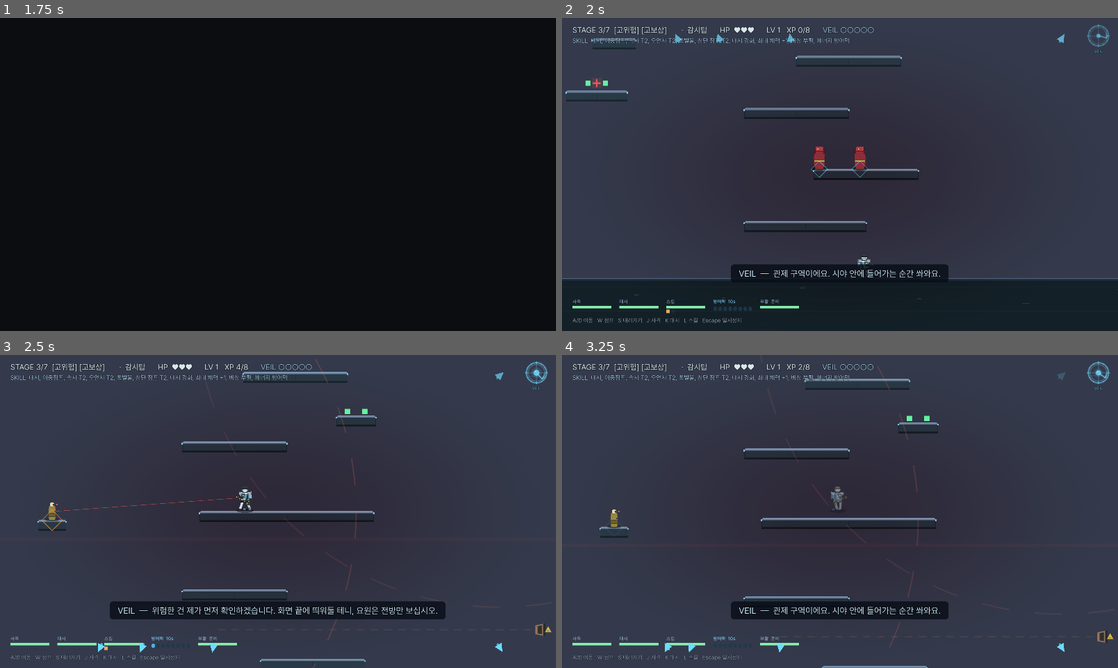
Above: before the commit, frames 1-4 (two rows, left to right).
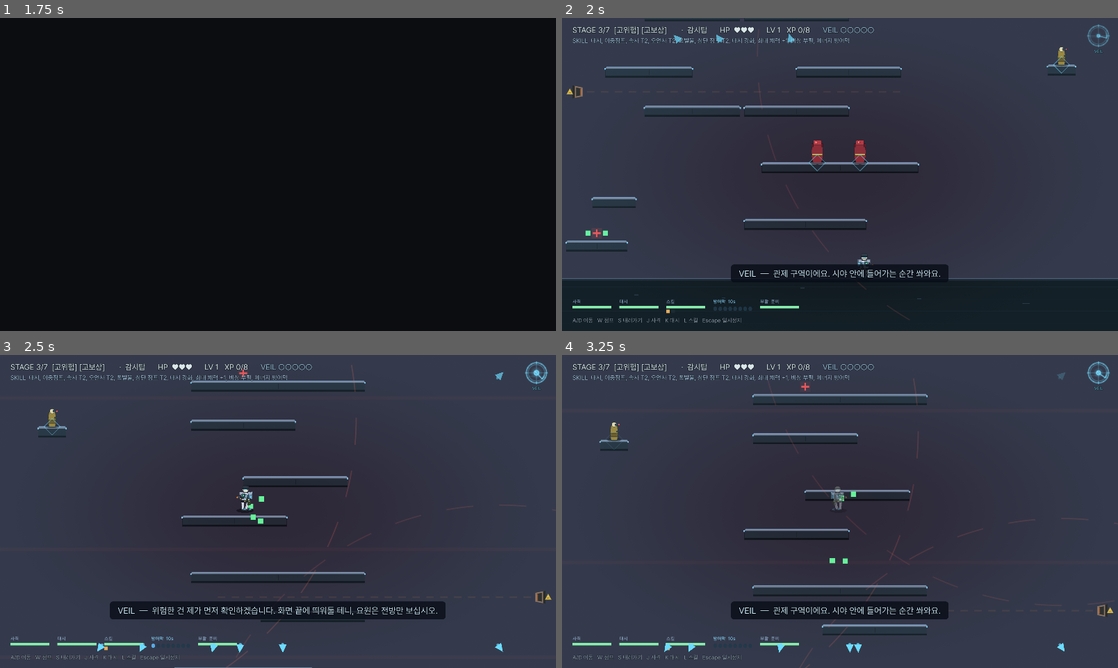
Above: after the commit, the same moments.

Repository: soomin007/EyesOnYou-Full
Game: Godot game, scene res://scenes/ig_shotter.tscn
The game is run twice, just before and just after one commit, with the same random seed, the same clock (stepped at 60 frames per second) and the same inputs. This scene is started directly instead of the project's main scene.
Inputs (mouse positions are in pixels of both pictures, inside the frame that each line leads up to):
- Up to frame 1 (1.75 s): tap Enter (ui_accept) at 0.5 s; move the mouse to (400, 158) at 0.52 s; hold J (attack) 0.53-1.28 s; hold D (move_right) from 0.53 s (still down); click (400, 158) at 0.67 s; tap W (jump) at 0.77, 1.52 s; move the mouse to (166, 190) at 1.27 s; tap K (dash) at 1.35 s
- Up to frame 2 (2 s): keep holding D (move_right)
- Up to frame 3 (2.5 s): move the mouse to (333, 442) at 2.02 s; release D (move_right) at 2.03 s; hold A (move_left) from 2.03 s (still down); tap Space at 2.1 s
- Up to frame 4 (3.25 s): move the mouse to (812, 574) at 2.77 s; release A (move_left) at 2.78 s; hold D (move_right) from 2.78 s (still down); tap Q at 2.85 s; click (812, 574) at 2.92 s; tap W (jump) at 3.02 s

Frame 1 is identical in both runs. In frame 2, 3.9% of the frame differs, in the area x 0-93%, y 0-97%; in frame 3, 4.1%, in the area x 6-100%, y 1-100%; in frame 4, 4.0%.

Commit message:
fix(map): watchtower 발판 재배치 (rooftops와 동일 기준)
피드백 "다른 맵도 비슷하게". watchtower는 Δ160 12곳+Δ180 1곳으로 rooftops보다 빡빡했음.
- 점프 등급 S(Δ≤95)/D(Δ~130)로 재배치, Δ160/180 제거. 분기(외부/내부)·상층·비밀 전부.
- 높이 압축: world_size 3200→2500, start 3050→2350, 상승 2850→2150 (rooftops와 동일).
- 적/보상/트랩(갭 높이)/둥지 좌표 새 발판에 맞춤.
- 글라이드 게이트는 강등(일반 XP): 압축 상층에서 인접 슬랩과 같은 높이라 글라이드 전용
  격리 불가(rooftops 2026-06-12 전례). 제대로 된 게이트는 전용 맵(cooling)에.
- 검증: 메인 등반 최대 Δ130, 135 초과 0개.

Co-Authored-By: Claude Opus 4.8 (1M context) <noreply@anthropic.com>

Diff:
--- a/scripts/MapData.gd
+++ b/scripts/MapData.gd
@@ -341,69 +341,67 @@
 static func _watchtower() -> Dictionary:
 	return {
 		"world_type":   "VERTICAL_UP",
-		"world_size":   Vector2(1280.0, 3200.0),
-		"player_start": Vector2(640.0, 3050.0),
+		"world_size":   Vector2(1280.0, 2500.0),
+		"player_start": Vector2(640.0, 2350.0),
 		"goal_type":    "POSITION",
 		"goal_pos":     Vector2(640.0, 200.0),
 		"camera_mode":  "VERTICAL",
 		"platforms": [
-			# 지상(3080) → 분기점(2440) — gap 100/120/140 섞기 (6 → 5 발판)
-			{"pos": Vector2(560, 2960), "w": 280.0},  # 120 (1 빠듯)
-			{"pos": Vector2(700, 2840), "w": 240.0},  # 120 (1 빠듯) — patrol 자리
-			{"pos": Vector2(540, 2700), "w": 240.0},  # 140 (2)
-			{"pos": Vector2(660, 2580), "w": 240.0},  # 120 (1 빠듯)
-			{"pos": Vector2(640, 2440), "w": 360.0},  # 140 (2) — 분기점, patrol 자리
-
-			# 비밀 통로 — 분기점에서 좌측 멀리 더블점프. 시야 외곽 발판.
-			# 보안 통로 측면 사다리 컨셉. XP 2 + HP 1 보너스.
-			{"pos": Vector2(120, 2540), "w": 100.0},  # 사다리 진입
-			{"pos": Vector2(80, 2660), "w": 140.0},   # 비밀 끝 — XP 2 + HP 1
-
-			# 분기 — 외부 노출 (좌측, sniper 노출 + XP). 6 → 4 발판.
-			{"pos": Vector2(280, 2280), "w": 220.0},  # 160 (2 진입)
-			{"pos": Vector2(160, 2140), "w": 200.0},  # 140 (2)
-			{"pos": Vector2(280, 1980), "w": 220.0},  # 160 (2) — patrol 자리
-			{"pos": Vector2(180, 1820), "w": 220.0},  # 160 (2) — 외부 끝 (XP)
-
-			# 분기 — 내부 계단 (중앙). 6 → 4 발판.
-			{"pos": Vector2(540, 2280), "w": 240.0},  # 160 (2 진입)
-			{"pos": Vector2(660, 2140), "w": 240.0},  # 140 (2)
-			{"pos": Vector2(540, 1980), "w": 240.0},  # 160 (2) — patrol 자리
-			{"pos": Vector2(640, 1820), "w": 280.0},  # 160 (2) — 내부 끝 (HP)
-
-			# 합류 — 두 끝(1820)에서 1680 (140) → 단일 경로
-			{"pos": Vector2(560, 1680), "w": 320.0},
-
-			# 상층 — 감시탑 정상 컨셉 살려 sniper post 2개 + 광폭 발판 추가.
-			{"pos": Vector2(720, 1520), "w": 240.0},  # 160 (2)
-			{"pos": Vector2(540, 1360), "w": 240.0},  # 160 (2)
-			{"pos": Vector2(660, 1180), "w": 400.0},  # 180 (2 빠듯) — 중층 정찰단 (sniper post 1)
-			# 글라이드 게이트 — 정찰단(1180) 우측 끝(x820) 위 220px 단독 알코브. 위가 비어(1020 발판은
-			# x420~660, 860 발판은 x560~800) 순수 수직 220 hop. 더블(190) 못 닿고 삼단(381)으로만.
-			{"pos": Vector2(820, 960), "w": 90.0},
-			{"pos": Vector2(540, 1020), "w": 240.0},  # 160 (2)
-			{"pos": Vector2(680, 860),  "w": 240.0},  # 160 (2)
-			{"pos": Vector2(560, 700),  "w": 400.0},  # 160 (2) — 정상 정찰단 (sniper post 2)
-			{"pos": Vector2(680, 540),  "w": 240.0},  # 160 (2)
-			{"pos": Vector2(540, 380),  "w": 240.0},  # 160 (2)
-			{"pos": Vector2(620, 280),  "w": 320.0},  # 100 (1) — 골 직전
-
-			# 저격 둥지 — 메인 경로에서 떨어진 측면 단독 발판(엇갈린 좌/우). 경로를 가로질러 내려다봄.
-			# 플레이어는 둥지에 올라설 필요 없이 사선만 통과(엄폐·사거리로 회피). 글라이드로 가서 처치는 선택.
-			{"pos": Vector2(1150, 2000), "w": 64.0},  # 둥지(하중층) — 우측
-			{"pos": Vector2(120, 1200),  "w": 64.0},  # 둥지(중층) — 좌측
-			{"pos": Vector2(1150, 720),  "w": 64.0},  # 둥지(상층) — 우측
+			# 점프 등급: S=단순점프(Δ≤95), D=더블점프 여유(Δ~130). Δ160/180(빠듯) 제거.
+			# 2026-06-24: rooftops와 동일 기준 + 높이 압축(상승 2850→2150). 글라이드 게이트만 의도적 Δ220 유지.
+			# 지상(2350) → 분기점(2125)
+			{"pos": Vector2(560, 2255), "w": 280.0},  # Δ95 (S)
+			{"pos": Vector2(640, 2125), "w": 360.0},  # Δ130 (D) — 분기점, patrol 자리
+
+			# 비밀 통로 — 분기점에서 좌측 더블점프. XP 2 + HP 1 보너스.
+			{"pos": Vector2(120, 2205), "w": 100.0},  # 사다리 진입
+			{"pos": Vector2(80, 2305), "w": 140.0},   # 비밀 끝 — XP 2 + HP 1
+
+			# 분기 — 외부 노출 (좌측, sniper 노출 + XP)
+			{"pos": Vector2(300, 1995), "w": 220.0},  # Δ130 (D)
+			{"pos": Vector2(200, 1905), "w": 200.0},  # Δ90 (S)
+			{"pos": Vector2(300, 1775), "w": 220.0},  # Δ130 (D) — patrol 자리
+			{"pos": Vector2(200, 1685), "w": 220.0},  # Δ90 (S) — 외부 끝 (XP)
+
+			# 분기 — 내부 계단 (중앙)
+			{"pos": Vector2(540, 1995), "w": 240.0},  # Δ130 (D)
+			{"pos": Vector2(660, 1905), "w": 240.0},  # Δ90 (S)
+			{"pos": Vector2(540, 1775), "w": 240.0},  # Δ130 (D) — patrol 자리
+			{"pos": Vector2(640, 1685), "w": 280.0},  # Δ90 (S) — 내부 끝 (HP)
+
+			# 합류
+			{"pos": Vector2(560, 1555), "w": 320.0},  # Δ130 (D) — 합류
+
+			# 상층 — sniper post 2개 + 슬랩
+			{"pos": Vector2(720, 1425), "w": 240.0},  # Δ130 (D)
+			{"pos": Vector2(640, 1335), "w": 400.0},  # Δ90 (S) — 정찰단 (sniper post 1)
+			# (구 글라이드 게이트 제거 — 압축 상층에서 인접 슬랩과 같은 높이라 글라이드 전용 격리가
+			#  안 됨. 보상은 슬랩 위 일반 XP로. 제대로 된 글라이드 게이트는 전용 맵(cooling)에 둔다.)
+			{"pos": Vector2(540, 1205), "w": 240.0},  # Δ130 (D)
+			{"pos": Vector2(680, 1115), "w": 240.0},  # Δ90 (S) — 슬랩
+			{"pos": Vector2(560, 985),  "w": 240.0},  # Δ130 (D)
+			{"pos": Vector2(640, 895),  "w": 400.0},  # Δ90 (S) — 정상 정찰단 (sniper post 2, HP)
+			{"pos": Vector2(540, 765),  "w": 240.0},  # Δ130 (D)
+			{"pos": Vector2(640, 675),  "w": 360.0},  # Δ90 (S) — 슬랩
+			{"pos": Vector2(560, 545),  "w": 240.0},  # Δ130 (D)
+			{"pos": Vector2(620, 415),  "w": 240.0},  # Δ130 (D)
+			{"pos": Vector2(620, 325),  "w": 320.0},  # Δ90 (S) — 골 직전 (→ goal 200, Δ125)
+
+			# 저격 둥지 — 메인 경로 밖 측면 단독 발판(엇갈린 좌/우, 올라설 필요 없음).
+			{"pos": Vector2(1150, 1900), "w": 64.0},  # 둥지(하중층) — 우측
+			{"pos": Vector2(120, 1000),  "w": 64.0},  # 둥지(중층) — 좌측
+			{"pos": Vector2(1150, 700),  "w": 64.0},  # 둥지(상층) — 우측
 		],
 		# 저격수가 전부 측면 단독 둥지(회피 전용) — VEIL "못 잡는 적 안내"(_tick_avoid_warning)가 이 플래그로 발화.
 		"nest_snipers": true,
 		"enemies": {
 			# 감시탑 = sniper 컨셉. 저격수는 메인 경로 발판이 아닌 측면 단독 둥지에 배치(사용자 피드백:
 			# patrol과 같은 평범한 발판에 섞이지 않게). 엇갈린 좌/우라 한 번에 한 명씩 사선에 노출.
-			"patrol": [Vector2(700, 2810.0), Vector2(280, 1950.0), Vector2(540, 1950.0)],
+			"patrol": [Vector2(700, 2095.0), Vector2(280, 1745.0), Vector2(540, 1745.0)],
 			"sniper": [
-				Vector2(1150, 1972.0),  # 둥지(하중층)
-				Vector2(120, 1172.0),   # 둥지(중층)
-				Vector2(1150, 692.0),   # 둥지(상층)
+				Vector2(1150, 1872.0),  # 둥지(하중층)
+				Vector2(120, 972.0),    # 둥지(중층)
+				Vector2(1150, 672.0),   # 둥지(상층)
 			],
 			"drone":  [],
 			"bomber": [],
@@ -413,18 +411,16 @@
 			# 외부 끝 XP 2, 내부 끝 HP 1, 비밀 사다리 끝 XP 2 + HP 1
 			# 상층 sniper post — 중층 XP 2, 정상 HP 1 (감시탑 정상에서 한숨 돌릴 자리)
 			"xp_orbs":    [
-				Vector2(160, 1790.0), Vector2(200, 1790.0),
-				Vector2(60, 2630.0), Vector2(100, 2630.0),
-				Vector2(640, 1150.0), Vector2(680, 1150.0),
-				# (구 글라이드 게이트) 알코브(820,960)가 윗 발판(680,860)에서 그냥 닿아 게이트로
-				# 기능 못 함 → 일반 XP로 강등(2026-06-13). 제대로 된 글라이드 게이트는 냉각 리뉴얼에.
-				Vector2(800, 938.0), Vector2(840, 938.0),
+				Vector2(160, 1655.0), Vector2(200, 1655.0),   # 외부 끝(1685)
+				Vector2(60, 2275.0), Vector2(100, 2275.0),    # 비밀(2305)
+				Vector2(620, 1305.0), Vector2(660, 1305.0),   # post1(1335)
+				Vector2(660, 1085.0), Vector2(700, 1085.0),   # 상층 슬랩(1115) 보너스
 			],
 			"gate_orbs":  [],
 			"hp_pickups": [
-				Vector2(640, 1790.0),
-				Vector2(80, 2630.0),
-				Vector2(560, 670.0),
+				Vector2(640, 1655.0),   # 내부 끝(1685)
+				Vector2(80, 2275.0),    # 비밀
+				Vector2(560, 865.0),    # post2(895)
 			],
 		},
 		"spikes": [],
@@ -434,8 +430,8 @@
 		#  위협은 완화된 둥지 저격수 + 가로 포탑 둘로 단순화. 사용자 피드백 2026-06-11.)
 		"traps": [
 			# 발판 top이 아니라 **갭(점프 경로) 높이**에 둬 통과 시 몸통을 지나가게(같은 높이면 무해).
-			{"x": 1240, "y": 1440.0, "dir": "left",  "interval": 2.0, "phase": 0.0},   # 1520↔1360 갭 가로지름
-			{"x": 40,   "y": 2060.0, "dir": "right", "interval": 2.0, "phase": 1.0},   # 분기 2140↔1980 갭 가로지름
+			{"x": 1240, "y": 1380.0, "dir": "left",  "interval": 2.0, "phase": 0.0},   # 상층 1425↔1335 갭 가로지름
+			{"x": 40,   "y": 1950.0, "dir": "right", "interval": 2.0, "phase": 1.0},   # 분기 1995↔1905 갭 가로지름
 		],
 	}
 
